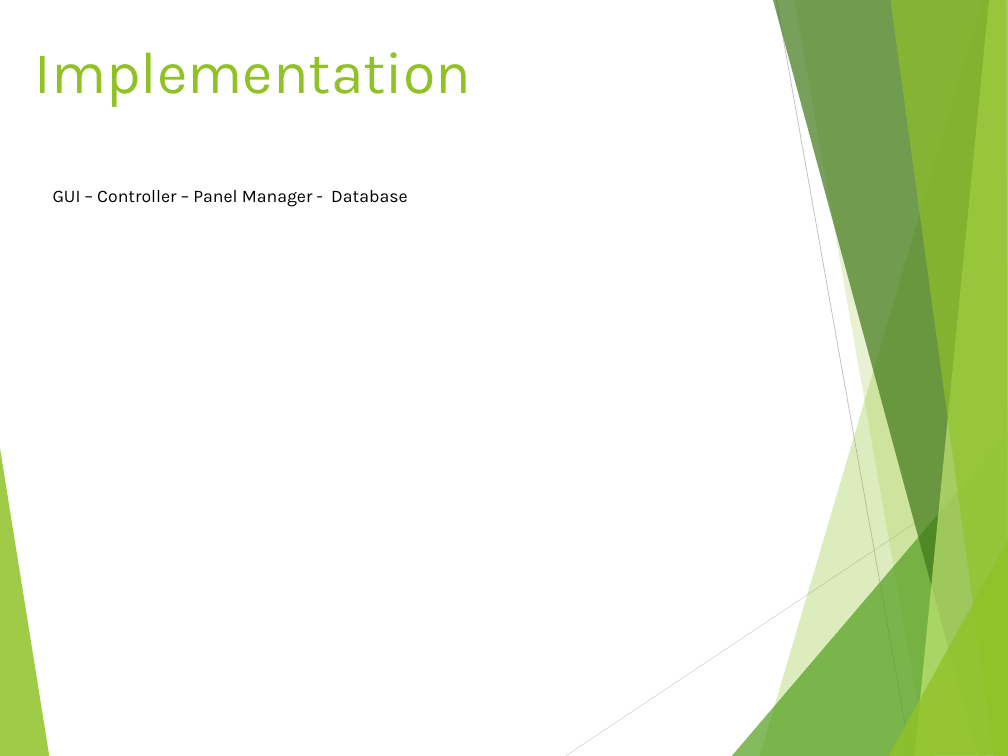
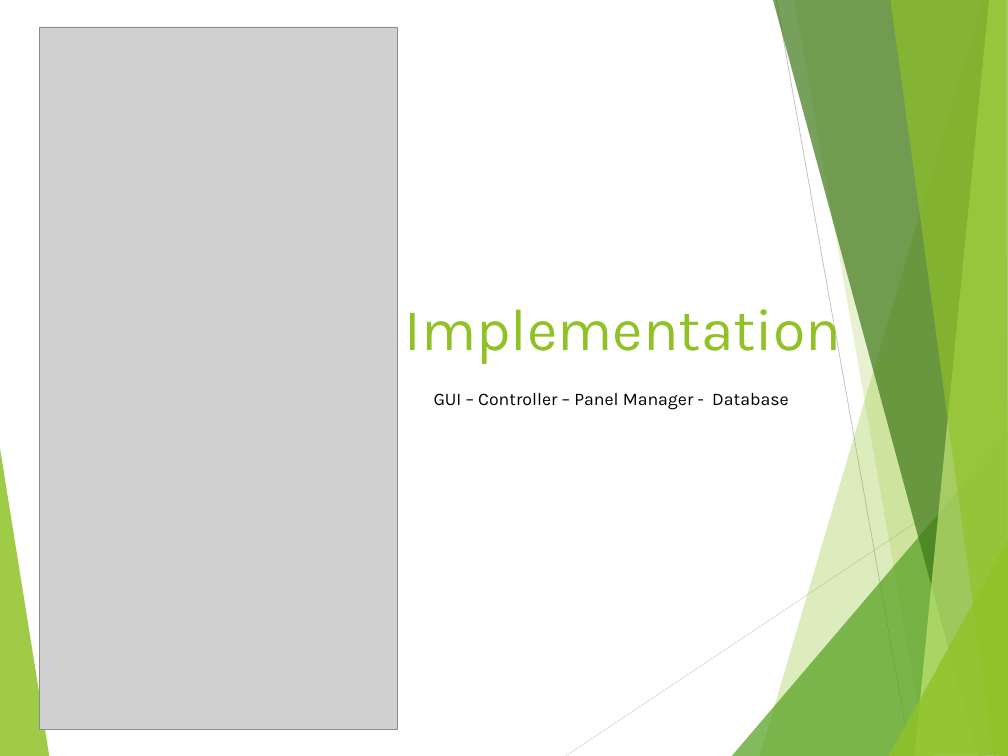
Before and after one commit to Haizhepi/BearRides, a slide deck: slide 2 of Documentation/Iteration2.pptx. Drawn at 1008x756 pixels with LibreOffice and Linux fonts; fonts in the diff are those of the drawing; grey boxes stand for pictures. Boxes give left, top, right and bottom in pixels: in the first picture for what was removed or moved away, otherwise in the second. Text is boxed around its words. In the diff, an @@ line names an element or a change of style, - is before the commit and + after.

Commit message:
new ppt

```diff
--- a/Documentation/Iteration2.pptx
+++ b/Documentation/Iteration2.pptx
@@ picture added at (39,27,397,729) @@
@@ title "Implementation" rewrapped from (35,52,472,107) to (405,297,842,364) @@
@@ text "GUI – Controller – Panel ...": place and size @@
-text "GUI – Controller – Panel ..." at (53,190,407,207)
+text "GUI – Controller – Panel ..." at (434,393,788,410)
```
Also in this commit, not shown: 7 other slides changed, 4 slides added, 1 slide removed.
